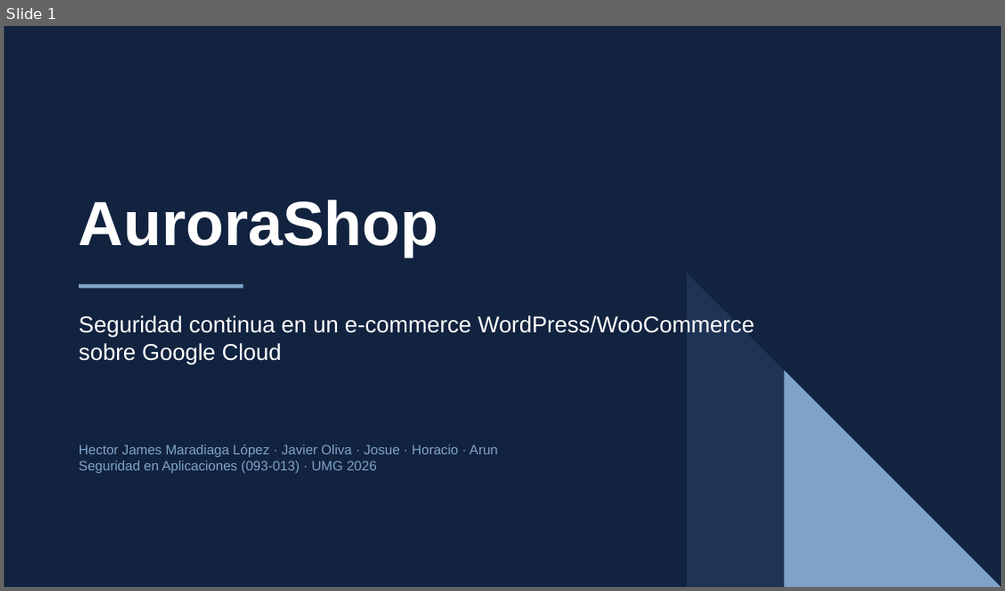
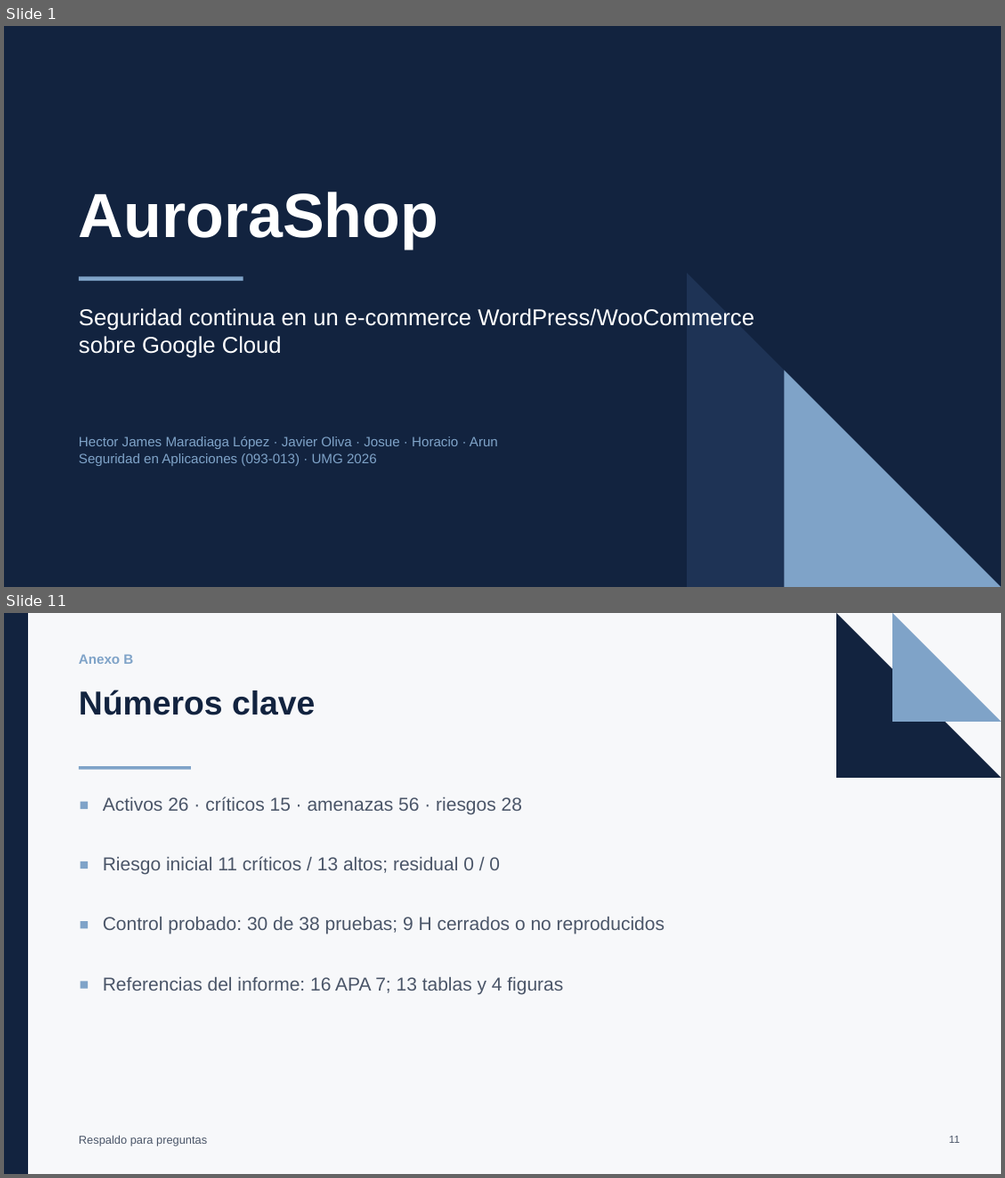
Before and after one commit to Joliva07/ProyectoFinal_SeguridadEnAplicaciones, a slide deck: docs/06-informe/salida/presentacion.pptx. Shown one above the other, each under a label of ours: slide 1 before the commit, slides 1 and 11 after it; the slides between them are not shown. The pictures are 1005x591 and 1005x1178 pixels, drawn with LibreOffice and Linux fonts; fonts in the diff are those of the drawing. Boxes give left, top, right and bottom in pixels: in the first picture for what was removed or moved away, otherwise in the second. Text is boxed around its words. In the diff, an @@ line names an element or a change of style, - is before the commit and + after.

Commit message:
docs(presentacion): amplia a 11 diapositivas con diagramas
- Arquitectura en tres planos y pipeline DevSecOps dibujados como diagramas.
- Heatmap de riesgo residual como imagen.
- KPIs por bloque y dos anexos de respaldo (hallazgos y cifras).
- Nuevo enlace publico de Canva.

```diff
--- a/docs/06-informe/salida/presentacion.pptx
+++ b/docs/06-informe/salida/presentacion.pptx
@@ slide 11 added at (x1=4, y1=613, x2=1001, y2=1174), background #FFFFFF @@
@@ rectangle added at (x1=4, y1=613, x2=1001, y2=1174), fill #F7F8FA @@
@@ rectangle added at (x1=4, y1=613, x2=28, y2=1174), fill #12233F @@
@@ right triangle added at (x1=836, y1=613, x2=1001, y2=778), fill #12233F @@
@@ right triangle added at (x1=892, y1=613, x2=1001, y2=722), fill #7FA3C8 @@
@@ text added at (x1=79, y1=654, x2=133, y2=664), 13 pt, text #7FA3C8, bold @@
+Anexo B
@@ text added at (x1=79, y1=690, x2=315, y2=715), 32 pt, text #12233F, bold @@
+Números clave
@@ rectangle added at (x1=79, y1=766, x2=191, y2=770), fill #7FA3C8 @@
@@ text added at (x1=103, y1=796, x2=522, y2=815), 18 pt, text #4A5568 @@
+Activos 26 · críticos 15 · amenazas 56 · riesgos 28
@@ rectangle added at (x1=81, y1=802, x2=88, y2=809), fill #7FA3C8 @@
@@ rectangle added at (x1=81, y1=861, x2=88, y2=868), fill #7FA3C8 @@
@@ text added at (x1=103, y1=856, x2=500, y2=875), 18 pt, text #4A5568 @@
+Riesgo inicial 11 críticos / 13 altos; residual 0 / 0
@@ rectangle added at (x1=81, y1=921, x2=88, y2=929), fill #7FA3C8 @@
@@ text added at (x1=103, y1=916, x2=664, y2=934), 18 pt, text #4A5568 @@
+Control probado: 30 de 38 pruebas; 9 H cerrados o no reproducidos
@@ rectangle added at (x1=81, y1=981, x2=88, y2=989), fill #7FA3C8 @@
@@ text added at (x1=103, y1=977, x2=563, y2=994), 18 pt, text #4A5568 @@
+Referencias del informe: 16 APA 7; 13 tablas y 4 figuras
@@ text added at (x1=79, y1=1135, x2=207, y2=1146), 11 pt, text #4A5568 @@
+Respaldo para preguntas
@@ text added at (x1=949, y1=1135, x2=960, y2=1143), 10 pt, text #4A5568 @@
+11
@@ slide 1 changed as well @@
@@ 3 texts, 1 rectangle moved together from (x1=79, y1=200, x2=754, y2=473) to (x1=79, y1=192, x2=754, y2=466) @@
```
Also in this commit, not shown: 2 other slides changed, 7 other slides added, 4 slides removed, 1 other file.
